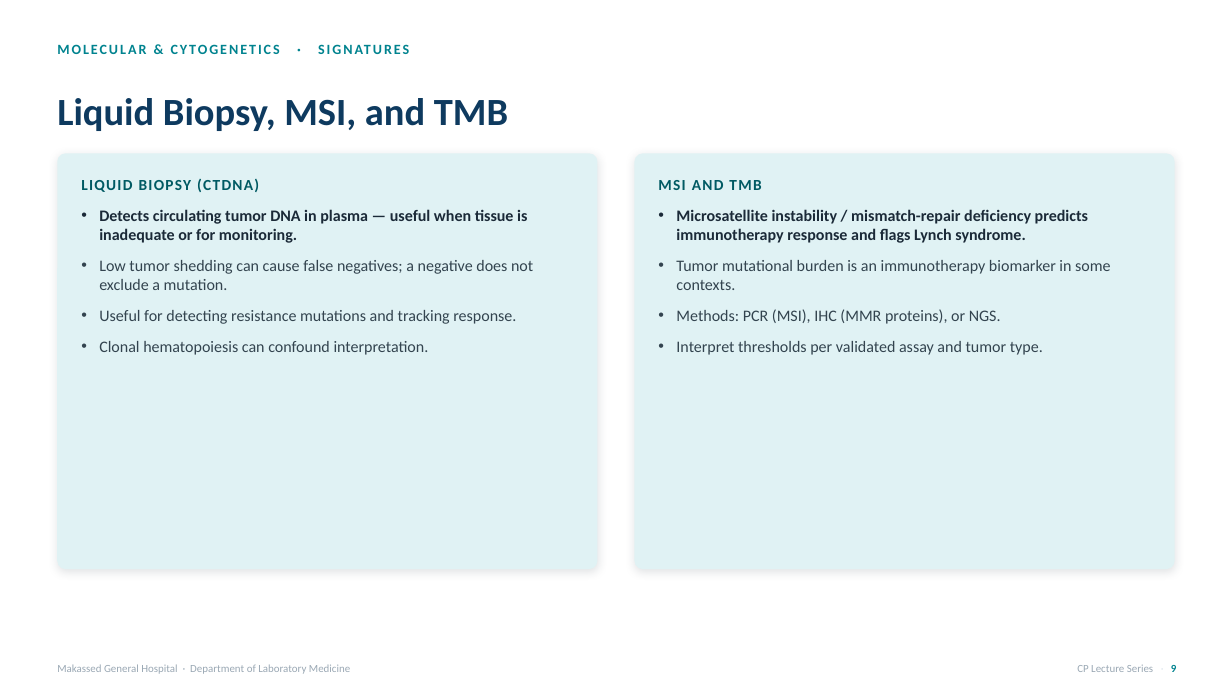
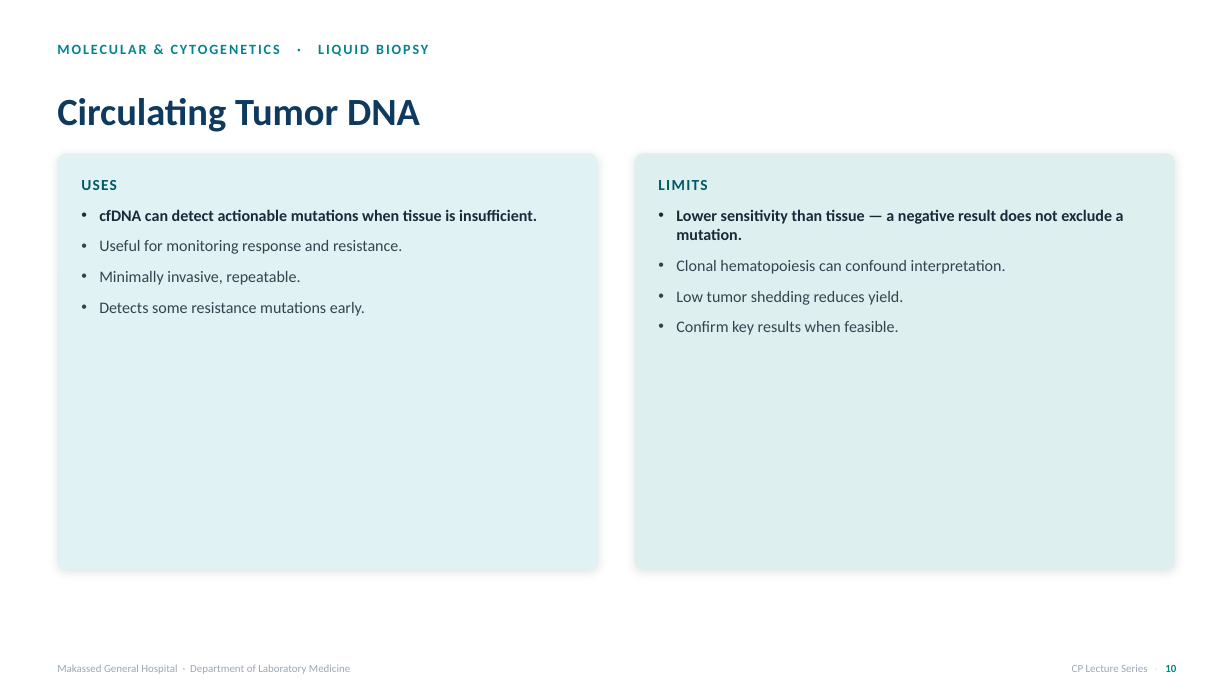
Before and after one commit to omarzbaba/makassed-cp-curriculum, a slide deck: slide 12 of decks/Molecular_04_Solid-Tumor-and-Germline-Testing.pptx (slide 11 before the commit). Drawn at 1232x693 pixels with LibreOffice and Linux fonts; fonts in the diff are those of the drawing. Boxes give left, top, right and bottom in pixels: in the first picture for what was removed or moved away, otherwise in the second. Text is boxed around its words. In the diff, an @@ line names an element or a change of style, - is before the commit and + after.

```diff
--- a/decks/Molecular_04_Solid-Tumor-and-Germline-Testing.pptx
+++ b/decks/Molecular_04_Solid-Tumor-and-Germline-Testing.pptx
@@ text at (57, 44, 428, 56): text changed @@
-MOLECULAR & CYTOGENETICS · SIGNATURES
+MOLECULAR & CYTOGENETICS · LIQUID BIOPSY
@@ text at (57, 98, 420, 132): text changed @@
-Liquid Biopsy, MSI, and TMB
+Circulating Tumor DNA
@@ rounded rectangle at (635, 153, 1176, 569): fill #E0F2F4 to #DDF0EF @@
@@ text at (81, 180, 117, 190): text changed @@
-LIQUID BIOPSY (CTDNA)
+USES
@@ text at (99, 209, 537, 316): text changed @@
-• Detects circulating tumor DNA in plasma — useful when tissue is inadequate or for monitoring.
-• Low tumor shedding can cause false negatives; a negative does not exclude a mutation.
-• Useful for detecting resistance mutations and tracking response.
-• Clonal hematopoiesis can confound interpretation.
+• cfDNA can detect actionable mutations when tissue is insufficient.
+• Useful for monitoring response and resistance.
+• Minimally invasive, repeatable.
+• Detects some resistance mutations early.
@@ text at (658, 180, 707, 190): text changed @@
-MSI AND TMB
+LIMITS
@@ text at (676, 209, 1124, 335): text changed @@
-• Microsatellite instability / mismatch-repair deficiency predicts immunotherapy response and flags Lynch syndrome.
-• Tumor mutational burden is an immunotherapy biomarker in some contexts.
-• Methods: PCR (MSI), IHC (MMR proteins), or NGS.
-• Interpret thresholds per validated assay and tumor type.
+• Lower sensitivity than tissue — a negative result does not exclude a mutation.
+• Clonal hematopoiesis can confound interpretation.
+• Low tumor shedding reduces yield.
+• Confirm key results when feasible.
@@ text at (1072, 664, 1176, 672): text changed @@
-CP Lecture Series · 9
+CP Lecture Series · 10
```
Also in this commit, not shown: 17 other slides changed, 6 slides added, 2 slides removed, 30 other files.
